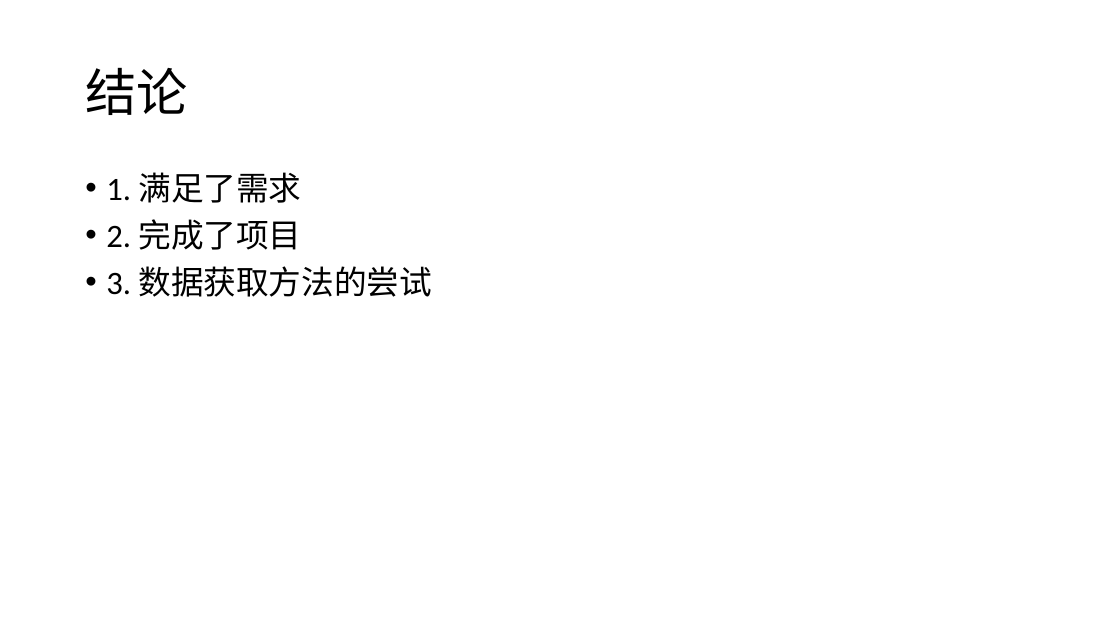
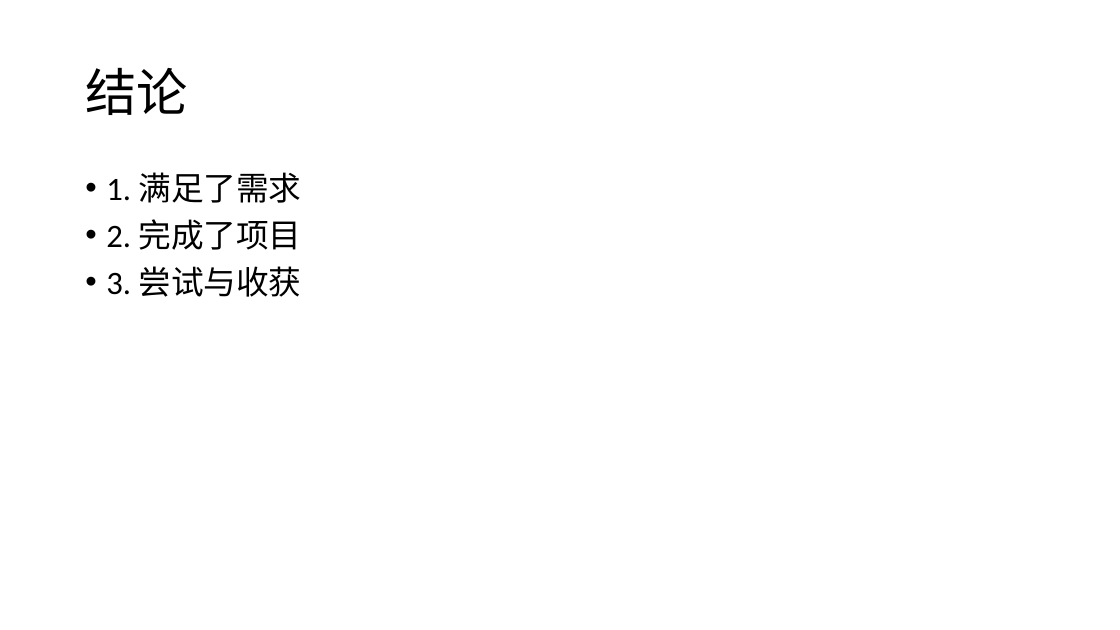
Before and after one commit to ryan255/graduation-thesis, a slide deck: slide 14 of 基于kafka的分布式存储架构应用研究.pptx (slide 13 before the commit). Drawn at 1120x630 pixels with LibreOffice and Linux fonts; fonts in the diff are those of the drawing; background and template pictures are left out. Boxes give left, top, right and bottom in pixels: in the first picture for what was removed or moved away, otherwise in the second. Text is boxed around its words. In the diff, an @@ line names an element or a change of style, - is before the commit and + after.

```diff
--- a/基于kafka的分布式存储架构应用研究.pptx
+++ b/基于kafka的分布式存储架构应用研究.pptx
@@ text at <box>106,266,302,297</box>: text changed @@
-• 3. 数据获取方法的尝试
+• 3. 尝试与收获
```
Also in this commit, not shown: 3 other slides changed, 1 slide added.
